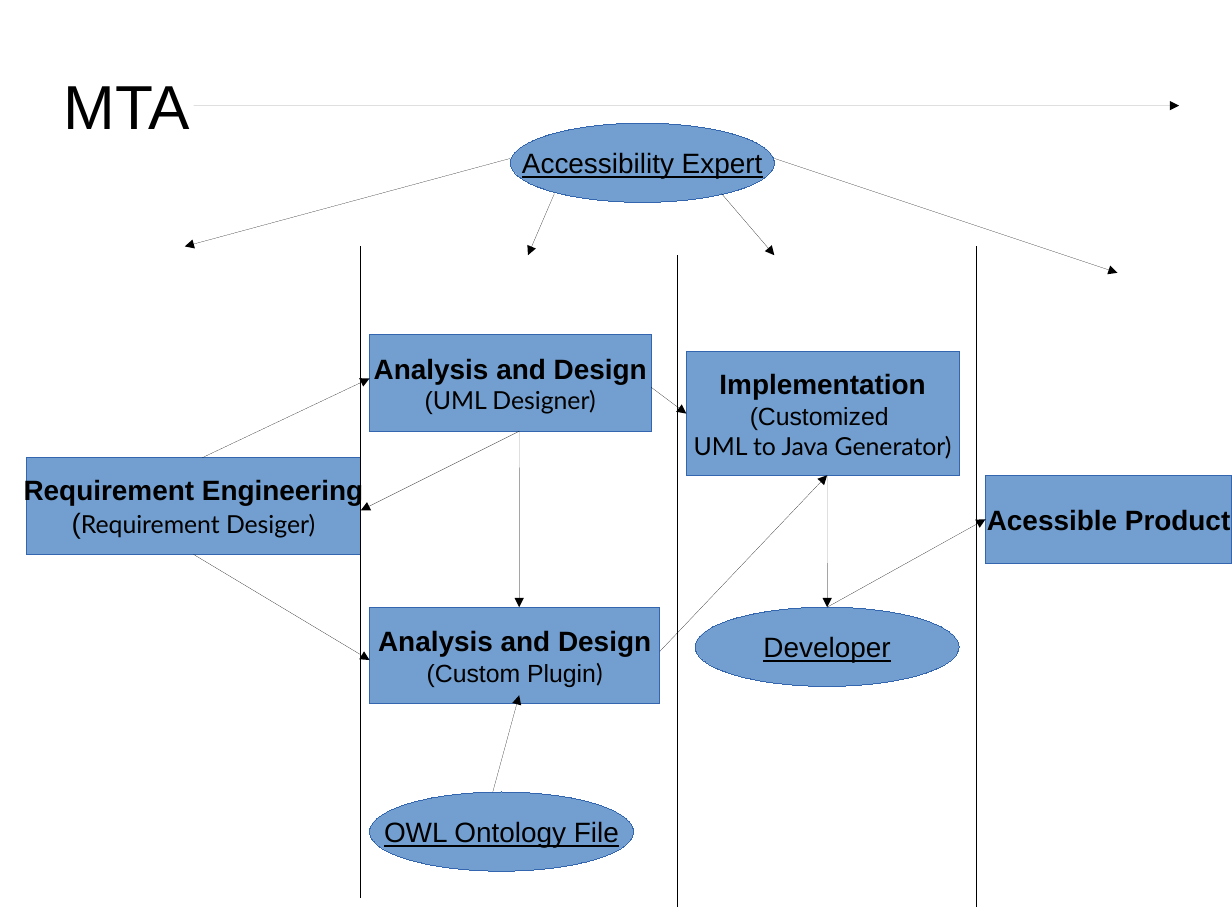
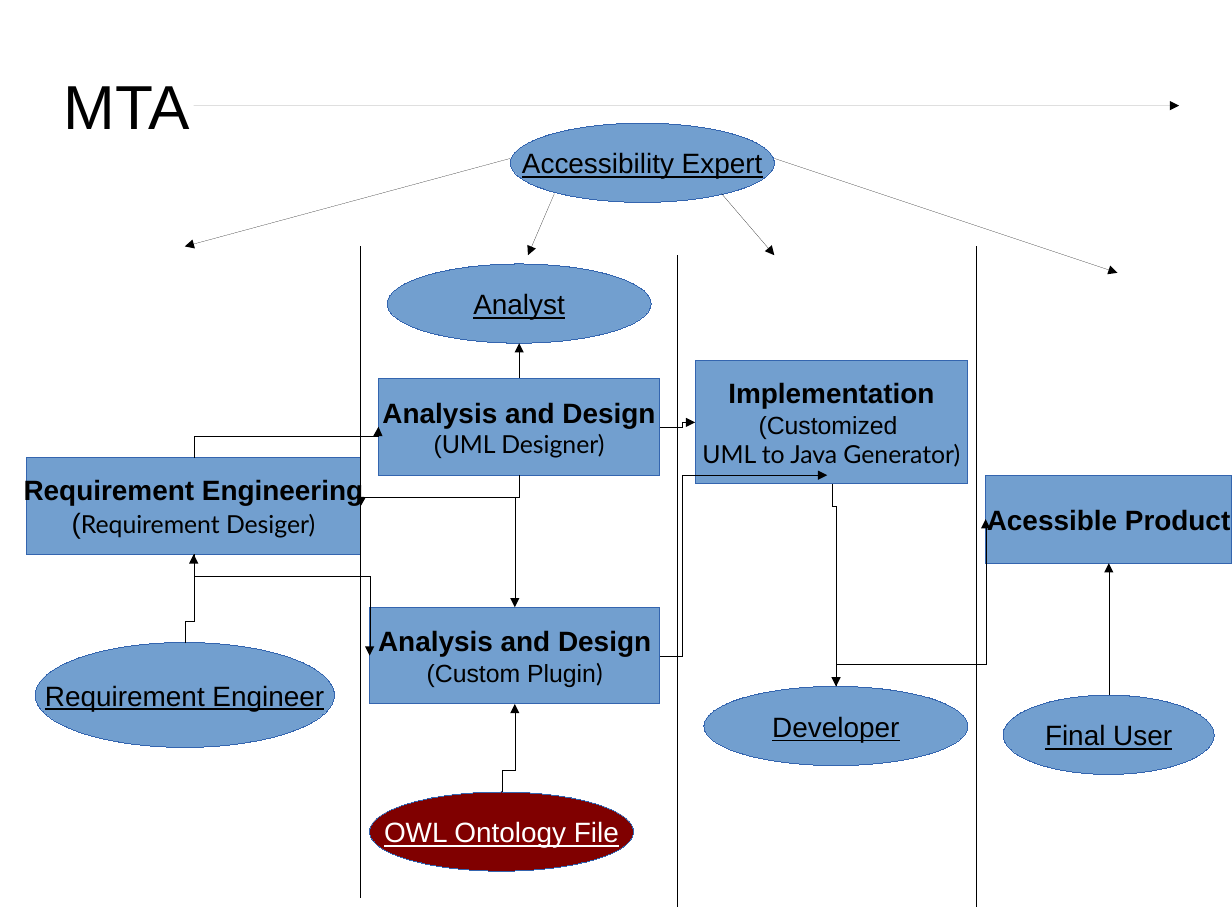
Before and after one commit to rodrigogbranco/dissertacao-mestrado-rodrigo-branco, a slide deck: slide 1 of images/desenvolvimento.odp. Drawn at 1232x924 pixels with LibreOffice and Linux fonts; fonts in the diff are those of the drawing. Boxes give left, top, right and bottom in pixels: in the first picture for what was removed or moved away, otherwise in the second. Text is boxed around its words. In the diff, an @@ line names an element or a change of style, - is before the commit and + after.

```diff
--- a/images/desenvolvimento.odp
+++ b/images/desenvolvimento.odp
@@ ellipse added at bbox=[387, 264, 651, 343], fill #729FCF, outline #3465AF 0 pt, 18 pt, text #000000, underline @@
+Analyst
@@ elbow arrow added from (520, 379) to (520, 343), #000000 0 pt @@
@@ arrow removed from (202, 457) to (370, 379) @@
@@ rectangle "Analysis and Design": place and size @@
-rectangle "Analysis and Design" at bbox=[370, 334, 652, 432]
+rectangle "Analysis and Design" at bbox=[379, 379, 661, 476]
@@ arrow removed from (652, 387) to (686, 414) @@
@@ rectangle "Implementation": place and size @@
-rectangle "Implementation" at bbox=[686, 352, 959, 475]
+rectangle "Implementation" at bbox=[695, 361, 968, 484]
@@ elbow arrow added from (193, 457) to (379, 427), #000000 0 pt @@
@@ arrow removed from (520, 432) to (361, 511) @@
@@ arrow removed from (520, 432) to (520, 607) @@
@@ elbow arrow added from (661, 427) to (695, 423), #000000 0 pt @@
@@ elbow arrow added from (520, 475) to (361, 506), #000000 0 pt @@
@@ elbow arrow added from (520, 475) to (515, 607), #000000 0 pt @@
@@ arrow moved from (661, 652) - (827, 475) to (661, 656) - (827, 475) @@
@@ arrow (661, 656) - (827, 475): arrow to elbow arrow @@
@@ arrow removed from (827, 475) to (827, 607) @@
@@ elbow arrow added from (832, 484) to (836, 686), #000000 0 pt @@
@@ arrow removed from (827, 607) to (986, 520) @@
@@ elbow arrow added from (836, 686) to (986, 520), #000000 0 pt @@
@@ elbow arrow added from (184, 644) to (193, 555), #000000 0 pt @@
@@ arrow moved from (193, 555) - (370, 661) to (193, 555) - (370, 656) @@
@@ arrow (193, 555) - (370, 656): arrow to elbow arrow @@
@@ elbow arrow added from (1109, 695) to (1109, 563), #000000 0 pt @@
@@ ellipse added at bbox=[35, 643, 334, 748], fill #729FCF, outline #3465AF 0 pt, 18 pt, text #000000, underline @@
+Requirement Engineer
@@ ellipse "Developer": place and size @@
-ellipse "Developer" at bbox=[695, 607, 959, 686]
+ellipse "Developer" at bbox=[704, 686, 968, 766]
@@ arrow moved from (493, 793) - (520, 695) to (502, 793) - (515, 704) @@
@@ arrow (502, 793) - (515, 704): arrow to elbow arrow @@
@@ ellipse added at bbox=[1004, 695, 1215, 775], fill #729FCF, outline #3465AF 0 pt, 18 pt, text #000000, underline @@
+Final User
@@ ellipse "OWL Ontology File" at bbox=[370, 793, 634, 872]: text colour #000000 to #FFFFFF; fill #729FCF to #800000 @@
```
Also in this commit, not shown: 4 other files.
